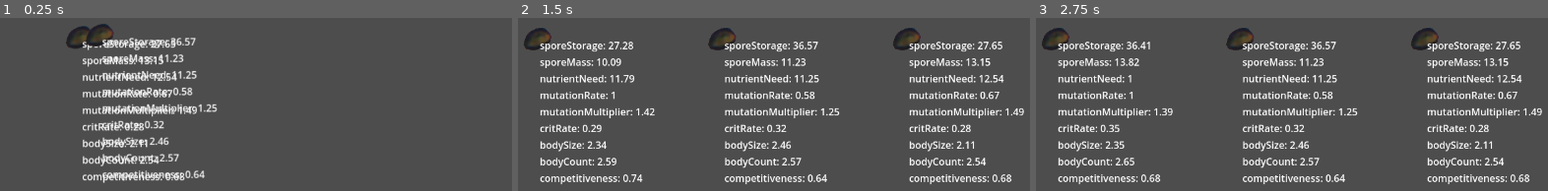
Above: before the commit, frames 1-3 (left to right).
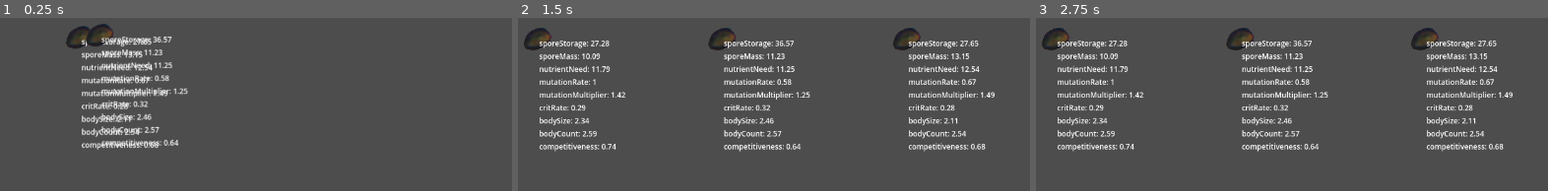
Above: after the commit, the same moments.

Repository: Chad-McThunderCode/mush_for_minijam155
Game: Godot game, scene res://sporeView.tscn
Two runs of this game, one before a commit and one after it. Both use one fixed random seed, a clock stepped at 60 frames per second and the inputs below. Before the commit the project has no main scene; this scene is started directly in both runs.
Inputs (mouse positions are in pixels of both pictures, inside the frame that each line leads up to):
- Up to frame 1 (0.25 s): no input
- Up to frame 2 (1.5 s): tap Enter at 0.5 s; move the mouse to (599, 37) at 0.52 s; click (599, 37) at 0.67 s; tap Space at 1.25 s; move the mouse to (722, 38) at 1.27 s; click (722, 38) at 1.42 s
- Up to frame 3 (2.75 s): tap Enter at 2 s; move the mouse to (1425, 38) at 2.02 s; click (1425, 38) at 2.17 s

The runs differ from the first frame. In frame 1, 8.6% of the frame differs, in the area x 15-43%, y 10-96%; in frame 2, 15%, in the area x 4-99%, y 13-97%; in frame 3, 15%.

Commit message:
End of day commit, too tired. Can't come up with obfuscation formula

Diff:
--- /dev/null
+++ b/ControlResizeTooltip.gd
@@ -0,0 +1,12 @@
+extends Control
+
+
+# Called when the node enters the scene tree for the first time.
+func _ready():
+	pass # Replace with function body.
+
+
+# Called every frame. 'delta' is the elapsed time since the previous frame.
+func _process(delta):
+	pass
+	#$TextureRect.set_size($VBoxContainer.size)
--- a/Spore.tscn
+++ b/Spore.tscn
@@ -1,7 +1,8 @@
-[gd_scene load_steps=6 format=3 uid="uid://d1aq8rhlrapfr"]
+[gd_scene load_steps=9 format=3 uid="uid://d1aq8rhlrapfr"]
 
 [ext_resource type="Script" path="res://classes/Traits.gd" id="1_hj3jc"]
 [ext_resource type="Texture2D" uid="uid://b8cxj54lpw2iv" path="res://art/spore.png" id="2_gwymf"]
+[ext_resource type="Script" path="res://ControlResizeTooltip.gd" id="3_pxyoc"]
 
 [sub_resource type="AtlasTexture" id="AtlasTexture_07qth"]
 atlas = ExtResource("2_gwymf")
@@ -21,6 +22,12 @@
 [sub_resource type="CircleShape2D" id="CircleShape2D_chqlc"]
 radius = 34.9285
 
+[sub_resource type="SystemFont" id="SystemFont_ea5vb"]
+
+[sub_resource type="Theme" id="Theme_ak1ke"]
+default_font = SubResource("SystemFont_ea5vb")
+default_font_size = 12
+
 [node name="Traits" type="Node2D"]
 script = ExtResource("1_hj3jc")
 
@@ -32,11 +39,22 @@
 [node name="CollisionShape2D" type="CollisionShape2D" parent="Area2D"]
 shape = SubResource("CircleShape2D_chqlc")
 
-[node name="VBoxContainer" type="VBoxContainer" parent="."]
-offset_right = 200.0
-offset_bottom = 500.0
+[node name="Control" type="Control" parent="."]
+layout_mode = 3
+anchors_preset = 0
+offset_right = 40.0
+offset_bottom = 40.0
 size_flags_horizontal = 3
 size_flags_vertical = 3
+script = ExtResource("3_pxyoc")
+
+[node name="VBoxContainer" type="VBoxContainer" parent="Control"]
+layout_mode = 0
+size_flags_horizontal = 3
+size_flags_vertical = 3
+mouse_filter = 0
+mouse_force_pass_scroll_events = false
+theme = SubResource("Theme_ak1ke")
 
 [connection signal="input_event" from="Area2D" to="." method="onInputEvent"]
 [connection signal="mouse_entered" from="Area2D" to="." method="onInfoDrawRequest"]
--- /dev/null
+++ b/Tooltip.gdshader
@@ -0,0 +1,18 @@
+shader_type canvas_item;
+uniform sampler2D SCREEN_TEXTURE : hint_screen_texture, filter_linear;
+
+void vertex() {
+	// Called for every vertex the material is visible on.
+}
+
+void fragment() {
+	vec4 color = texture(SCREEN_TEXTURE, SCREEN_UV);
+	COLOR = mix(color, vec4(0, 0, 0.2, 1), 0.5);
+	//COLOR = vec4(color.rgb, color.a/2.);
+	//COLOR = vec4(1. - color.rgb, color.a);
+}
+
+//void light() {
+	// Called for every pixel for every light affecting the CanvasItem.
+	// Uncomment to replace the default light processing function with this one.
+//}
--- a/classes/Traits.gd
+++ b/classes/Traits.gd
@@ -20,7 +20,7 @@
 func sporePrint():
 	print(self)
 	var rounding = 10000
-	print("Spore Storage:", round(traits.sporeStorage*rounding)/rounding)
+	print("Spore Storage:", round(traits.sporeStorage*rounding)/rounding, calculateObfuscation(traits.sporeStorage, 9), calculateObfuscation(traits.sporeStorage, 2), calculateObfuscation(traits.sporeStorage, 1))
 	print("Spore Mass:", round(traits.sporeMass*rounding)/rounding)
 	print("Nutrient Need:", round(traits.nutrientNeed*rounding)/rounding)
 	print("Mutation Rate:", round(traits.mutationRate*rounding)/rounding)
@@ -35,19 +35,14 @@
 	pass
 
 func updateList():
-	for c in $VBoxContainer.get_children():
-		$VBoxContainer.remove_child(c)
+	for c in $Control/VBoxContainer.get_children():
+		$Control/VBoxContainer.remove_child(c)
 		c.queue_free()
 	var pos = 0
-	$VBoxContainer.size.y = 0
 	for t in traits:
 		var text = Label.new()
 		text.text = " " + t + ": " +  str(round(traits[t]*100)/100)
-		text.position.y = pos
-		pos += 32
-		$VBoxContainer.size.y+=32
-		$VBoxContainer.add_child(text)
-	#$VBoxContainer.add_child()
+		$Control/VBoxContainer.add_child(text)
 
 func createFromDefaults():
 	traits.sporeStorage = lerpf(20, 40, randf())
@@ -64,7 +59,6 @@
 func createFromTraits(other : Traits) -> void:
 	for t in other.traits:
 		traits[t] = other.traits[t]
-	print("Here it's createFromTraits", traits.mutationMultiplier)
 	updateList()
 
 func calculateStep(largerBetter : bool = true) -> float:
@@ -104,13 +98,18 @@
 		traits.sporeMass *= 0.9 + value
 		traits.sporeStorage *= 0.9 + value
 
+func calculateObfuscation(num, level):
+	var h = float(str(num).hash())
+	var deviation = num * level / 10
+	var min = num - deviation
+	var max = num + deviation
+	return {"min": min, "max": max}
+
+
 func breed(other : Traits) -> Traits:
 	var t = Traits.new()
-	print("I AM: ", self, " AND I BREED WITH: ", other)
 	for i in t.traits:
-		print("Interpolating ", i, "between ", traits[str(i)], " and ", other.traits[str(i)], "gives:")
 		t.traits[i] = lerpf(traits[i], other.traits[i], randf())
-		print(t.traits[i])
 	return t
 
 func onInfoDrawRequest():
--- a/project.godot
+++ b/project.godot
@@ -11,6 +11,7 @@
 [application]
 
 config/name="Mush For Minijam 155"
+run/main_scene="res://sporeView.tscn"
 config/features=PackedStringArray("4.2", "Forward Plus")
 config/icon="res://icon.svg"
 
--- a/sporeView.gd
+++ b/sporeView.gd
@@ -22,9 +22,8 @@
 func addPartner(partner : Traits) -> void:
 	partners.push_back(partner)
 	if(len(partners) == 2):
-		print(partners[0], partners[1])
 		var s = SPORE.instantiate()
-		s.position = Vector2(randf() * 300, randf() * 300)
+		s.position = Vector2(round(randf() * 300), round(randf() * 300))
 		s.createFromTraits(partners[0].breed(partners[1]))
 		s.mutate()
 		for i in get_children():
